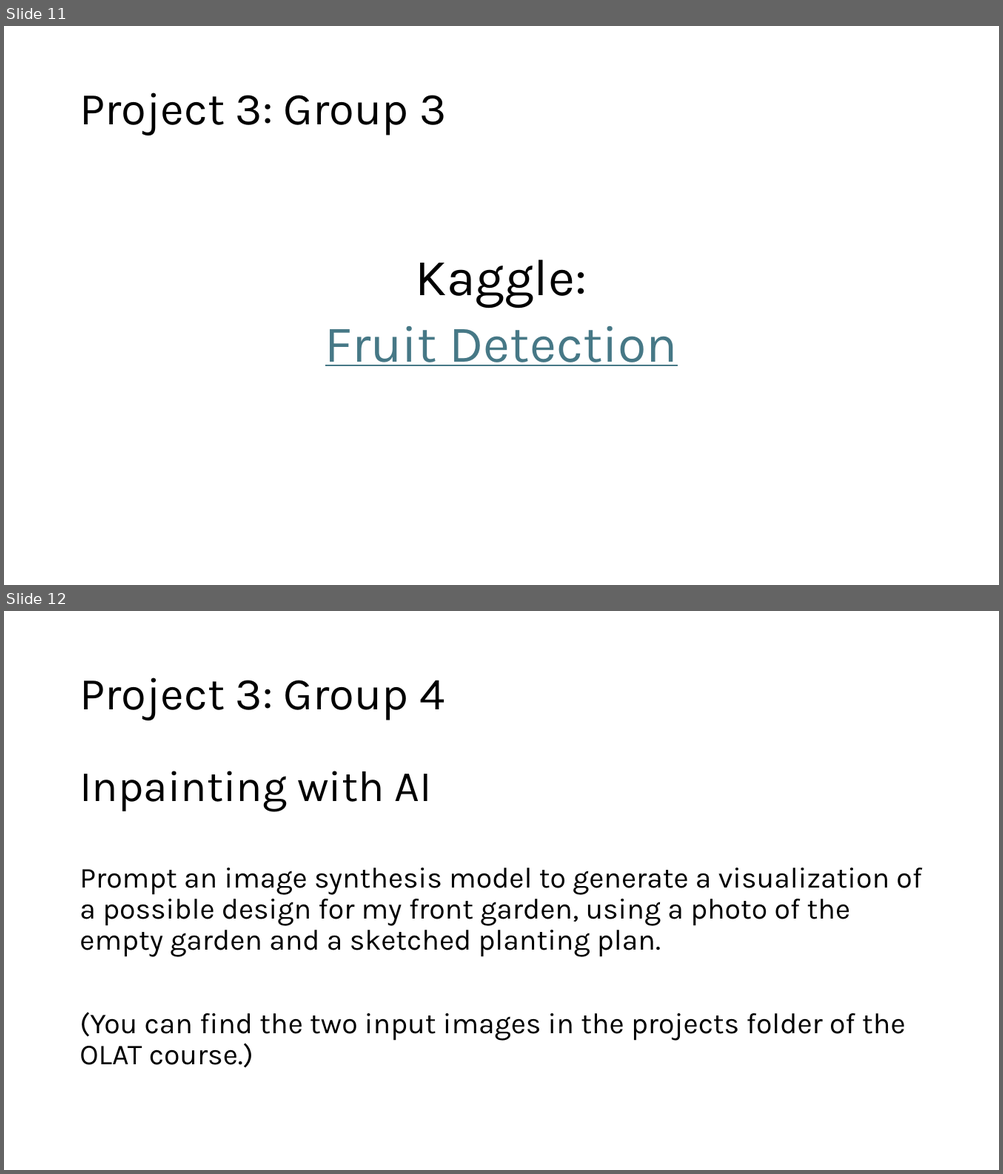
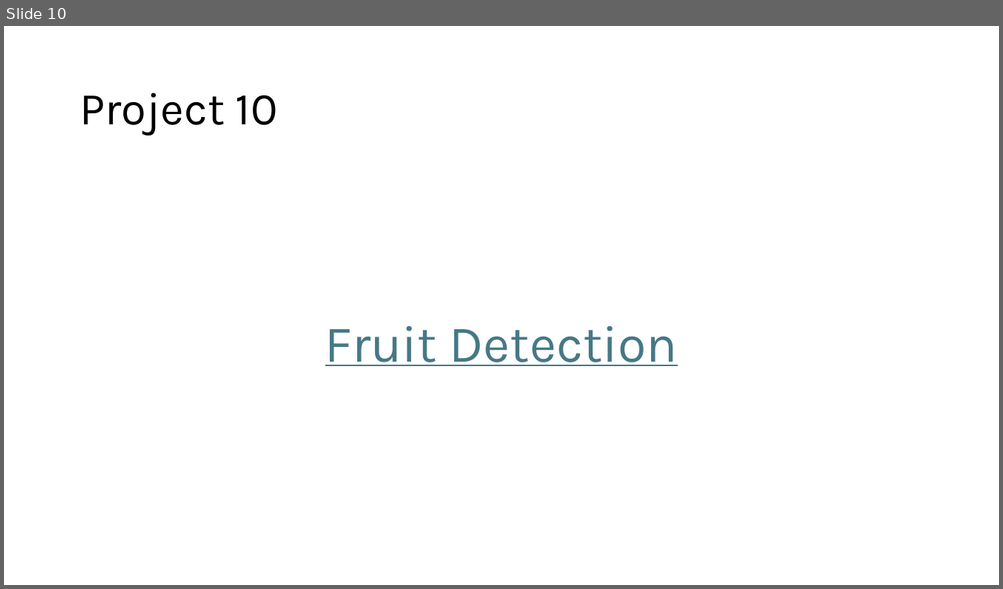
Before and after one commit to FelixWick/computer_vision, a slide deck: projects/projects.pptx. Shown one above the other, each under a label of ours: slides 11 and 12 before the commit, slide 10 after it. The pictures are 1003x1174 and 1003x589 pixels, drawn with LibreOffice and Linux fonts; fonts in the diff are those of the drawing. Boxes give left, top, right and bottom in pixels: in the first picture for what was removed or moved away, otherwise in the second. Text is boxed around its words. In the diff, an @@ line names an element or a change of style, - is before the commit and + after.

Commit message:
changed projects a bit

```diff
--- a/projects/projects.pptx
+++ b/projects/projects.pptx
@@ slide 12 removed at box(4, 611, 999, 1170), background #FFFFFF @@
@@ title removed at box(79, 678, 444, 721) @@
-Project 3: Group 4
@@ text removed at box(79, 771, 922, 1068) @@
-Inpainting with AI
-Prompt an image synthesis model to generate a visualization of a possible design for my front garden, using a photo of the empty garden and a sketched planting plan.
-(You can find the two input images in the projects folder of the OLAT course.)
@@ what was slide 11 is now slide 10 @@
@@ slide 10 changed as well @@
@@ title at box(79, 93, 278, 136): text changed @@
-Project 3: Group 3
+Project 10
@@ text at box(415, 260, 587, 308): paragraph removed @@
-Kaggle:
```
Also in this commit, not shown: 7 other slides changed, 2 slides added, 3 other slides removed, 1 other file.
